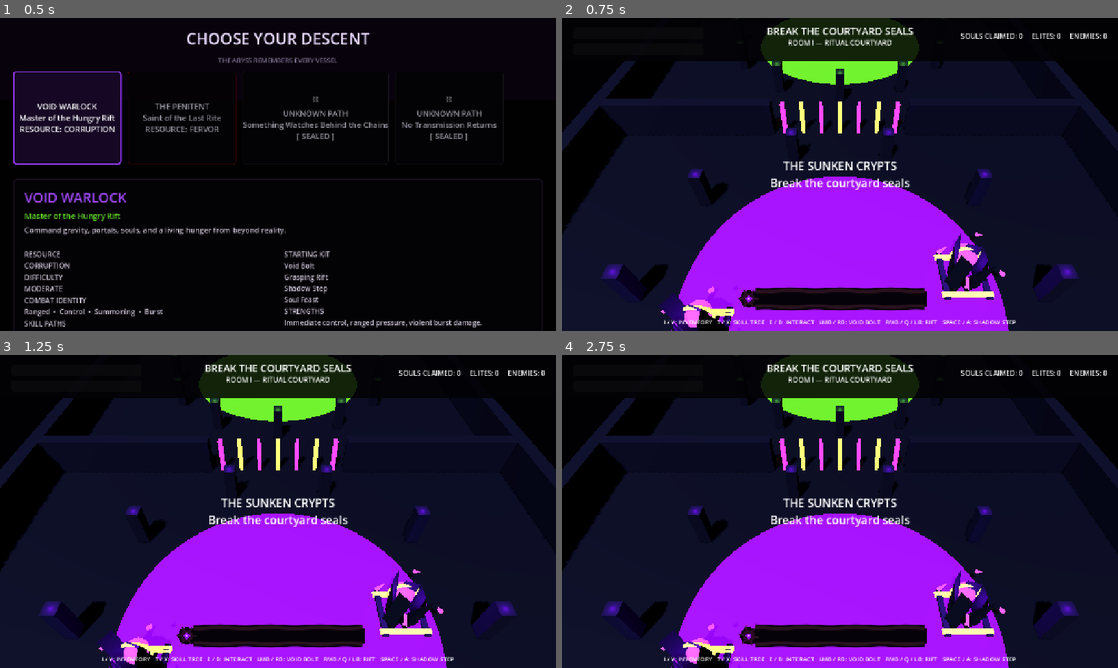
Above: before the commit, frames 1-4 (two rows, left to right).
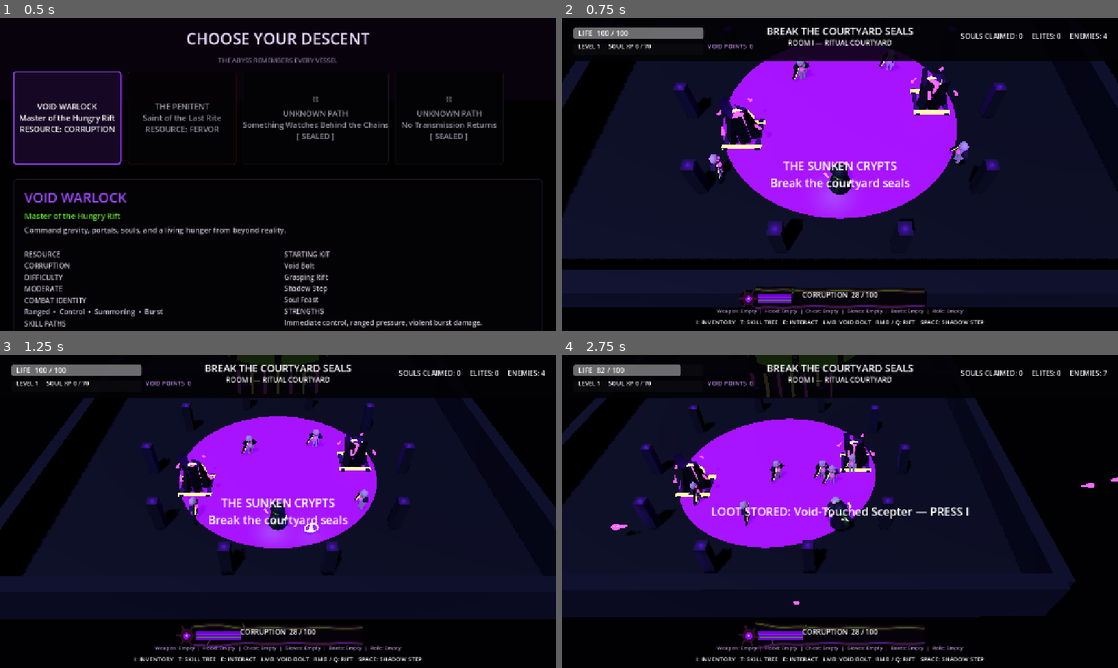
Above: after the commit, the same moments.

Repository: D3MISEarch/ABYSSFALL
Game: Godot game, scene res://main.tscn
Two runs of this game, one before a commit and one after it. Both use one fixed random seed, a clock stepped at 60 frames per second and the inputs below.
Inputs (mouse positions are in pixels of both pictures, inside the frame that each line leads up to):
- Up to frame 1 (0.5 s): no input
- Up to frame 2 (0.75 s): click "VOID WARLOCK Master of the Hu…" at 0.5 s
- Up to frame 3 (1.25 s): no input
- Up to frame 4 (2.75 s): tap Enter (ui_accept) at 1.25, 1.52 s; move the mouse to (962, 495) at 1.27 s; press the mouse at (962, 495) at 1.28 s; hold D (move_right) 1.28-2 s; release the mouse at (962, 495) at 2 s; drag from (728, 527) to (812, 574) at 2.02 s

Frame 1 is identical in both runs. In frame 2, 46% of the frame differs, in the area x 0-100%, y 0-100%; in frame 3, 46%; in frame 4, 54%.
Error before the commit: Parse Error: The function signature doesn't match the parent. Parent signature is "equip_inventory_index(int) -> void". (res://scripts/characters/void_warlock.…

Commit message:
Respect asymmetric playable equip parent contracts
Keep Penitent's bool-returning equip override while restoring Void Warlock's void-returning override inherited from player.gd. Durable bridge success/failure remains handled internally and controller behavior is unchanged.

Diff:
--- a/scripts/characters/void_warlock.gd
+++ b/scripts/characters/void_warlock.gd
@@ -178,17 +178,17 @@
 	return false
 
 
-func equip_inventory_index(index: int) -> bool:
+func equip_inventory_index(index: int) -> void:
 	if playable_inventory_bridge == null:
-		return super.equip_inventory_index(index)
+		super.equip_inventory_index(index)
+		return
 	var result := playable_inventory_bridge.equip_inventory_index(index)
 	if not bool(result.get("success", false)):
 		loot_message.emit("EQUIP BLOCKED: %s" % str(result.get("reason", &"invalid")).replace("_", " ").to_upper())
-		return false
+		return
 	_apply_persistent_inventory_snapshot(playable_inventory_bridge.snapshot())
 	var equipped_item: Dictionary = result.get("item", {})
 	loot_message.emit("EQUIPPED: %s" % str(equipped_item.get("name", "Unknown Relic")))
-	return true
 
 
 func unequip_slot(slot: String) -> bool:
